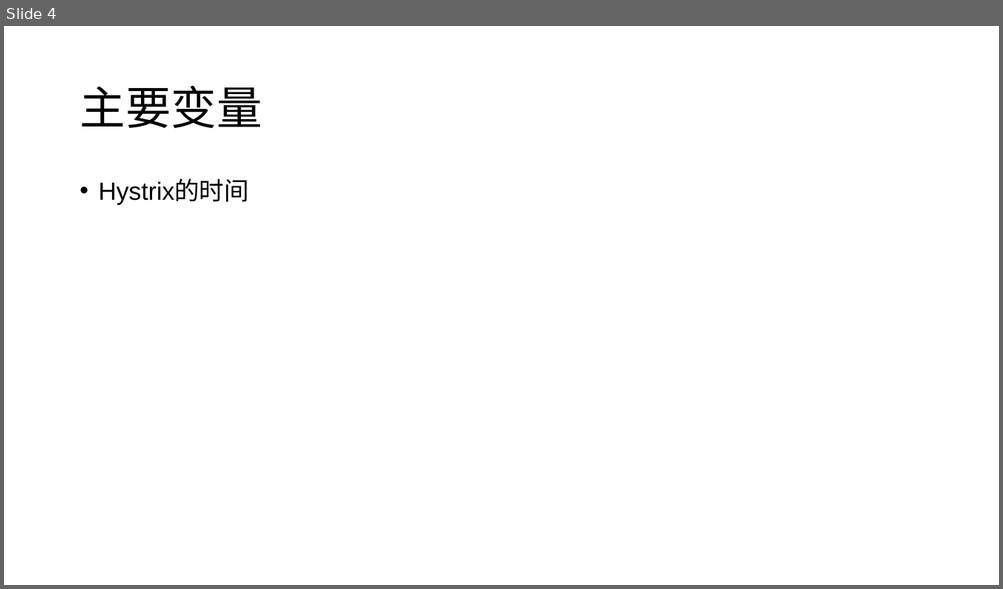
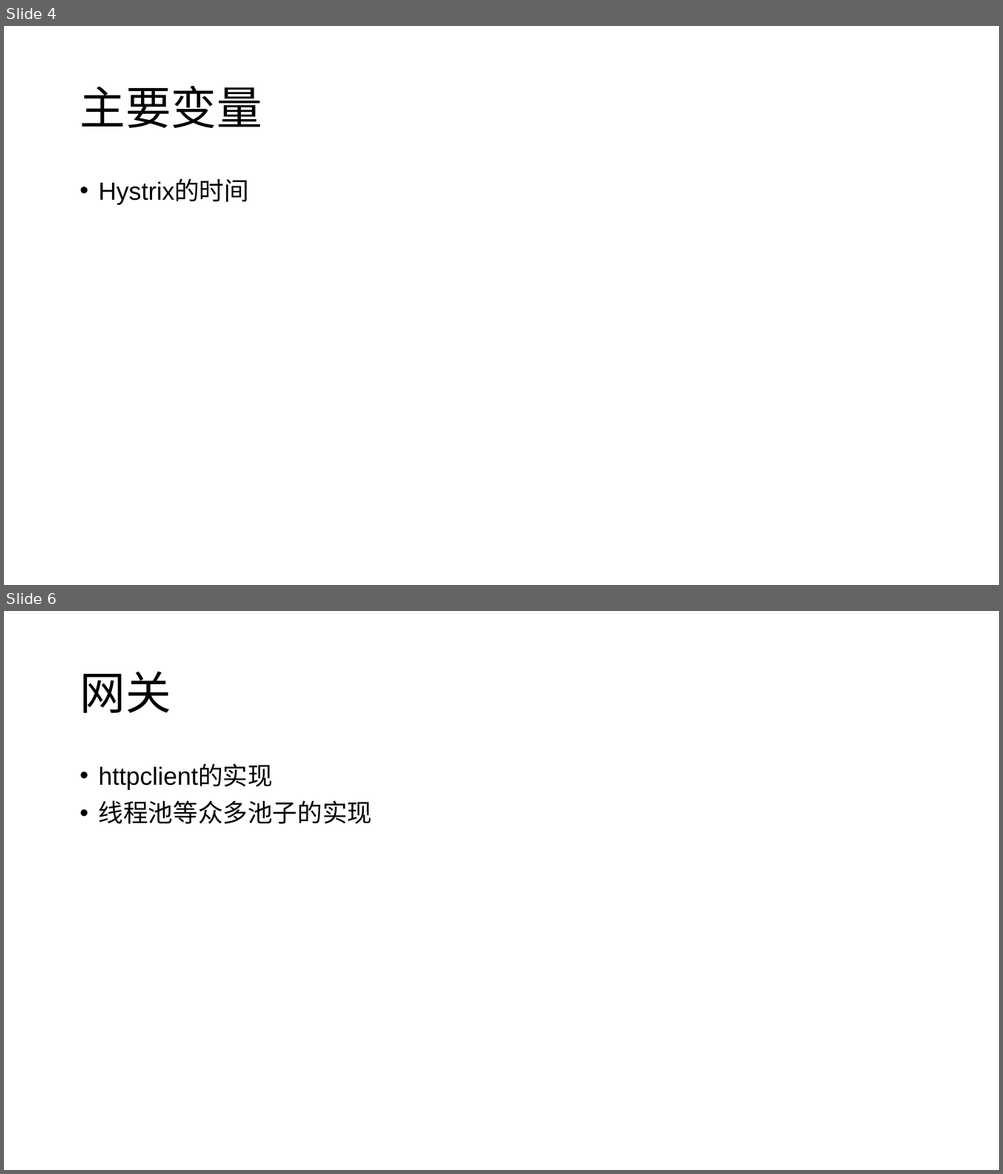
Before and after one commit to zy475459736/progress, a slide deck: io/性能排查.pptx. Shown one above the other, each under a label of ours: slide 4 before the commit, slides 4 and 6 after it; the slides between them are not shown. The pictures are 1003x589 and 1003x1174 pixels, drawn with LibreOffice and Linux fonts; fonts in the diff are those of the drawing. Boxes give left, top, right and bottom in pixels: in the first picture for what was removed or moved away, otherwise in the second. Text is boxed around its words. In the diff, an @@ line names an element or a change of style, - is before the commit and + after.

```diff
--- a/io/性能排查.pptx
+++ b/io/性能排查.pptx
@@ slide 6 added at (4,611,999,1170), background #FFFFFF @@
@@ title added at (79,671,170,713), 44 pt, text #000000 @@
+网关
@@ text added at (99,765,373,824), 24 pt, text #000000 @@
+• httpclient的实现
+• 线程池等众多池子的实现
```
Also in this commit, not shown: 1 other slide added, 26 other files.
